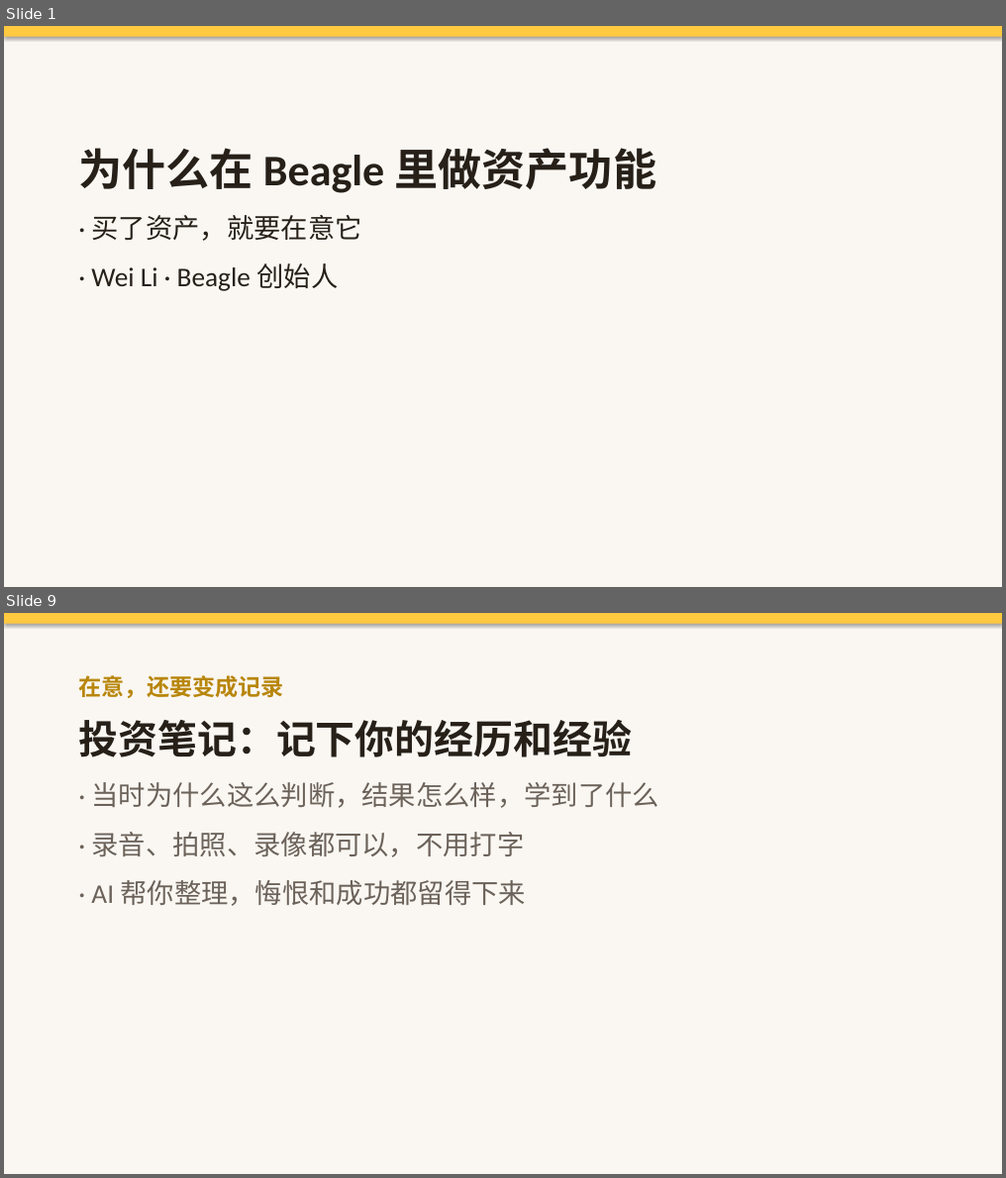
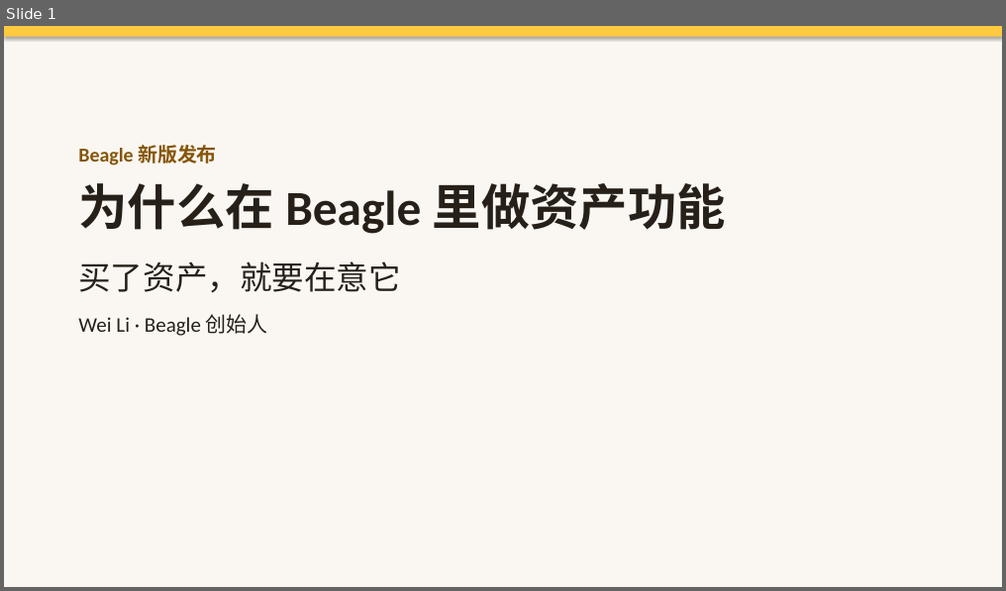
Before and after one commit to licodefun/beagle-voice-agent, a slide deck: decks/beagle-founder-take-deck.pptx. Shown one above the other, each under a label of ours: slides 1 and 9 before the commit, slide 1 after it; the slides between them are not shown. The pictures are 1006x1178 and 1006x591 pixels, drawn with LibreOffice and Linux fonts; fonts in the diff are those of the drawing. Boxes give left, top, right and bottom in pixels: in the first picture for what was removed or moved away, otherwise in the second. Text is boxed around its words. In the diff, an @@ line names an element or a change of style, - is before the commit and + after.

Commit message:
Replace founder deck with Wei's final version (Beagle new-version launch) and add his PDF export

```diff
--- a/decks/beagle-founder-take-deck.pptx
+++ b/decks/beagle-founder-take-deck.pptx
@@ slide 9 removed at (4,613,1002,1174), background #FAF7F2 @@
@@ rectangle removed at (4,613,1002,624) @@
@@ text removed at (78,675,660,906) @@
-在意，还要变成记录
-投资笔记：记下你的经历和经验
-· 当时为什么这么判断，结果怎么样，学到了什么
-· 录音、拍照、录像都可以，不用打字
-· AI 帮你整理，悔恨和成功都留得下来
@@ slide 1 changed as well @@
@@ text at (78,145,217,166): paragraph added @@
+Beagle 新版发布
@@ text at (78,183,726,234): size 42 to 47 pt in "为什么在 Beagle 里做资产功能"; less space between paragraphs @@
@@ text at (78,262,400,336): text changed; size 26 to 20 pt @@
-· 买了资产，就要在意它
-· Wei Li · Beagle 创始人
+买了资产，就要在意它
+Wei Li · Beagle 创始人
```
Also in this commit, not shown: 11 slides added, 10 other slides removed, 1 other file.
